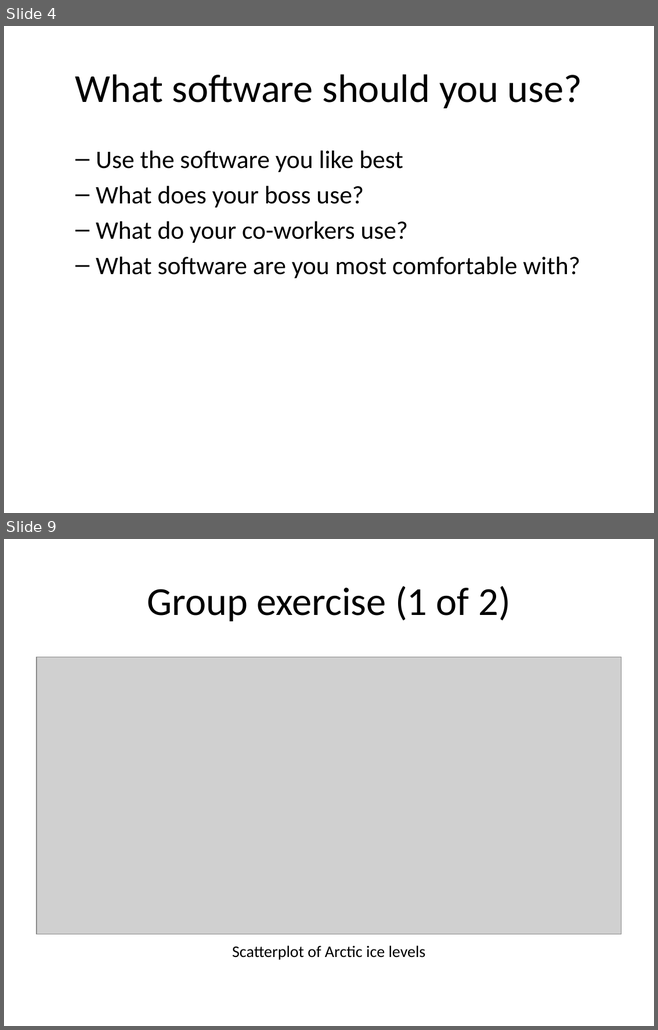
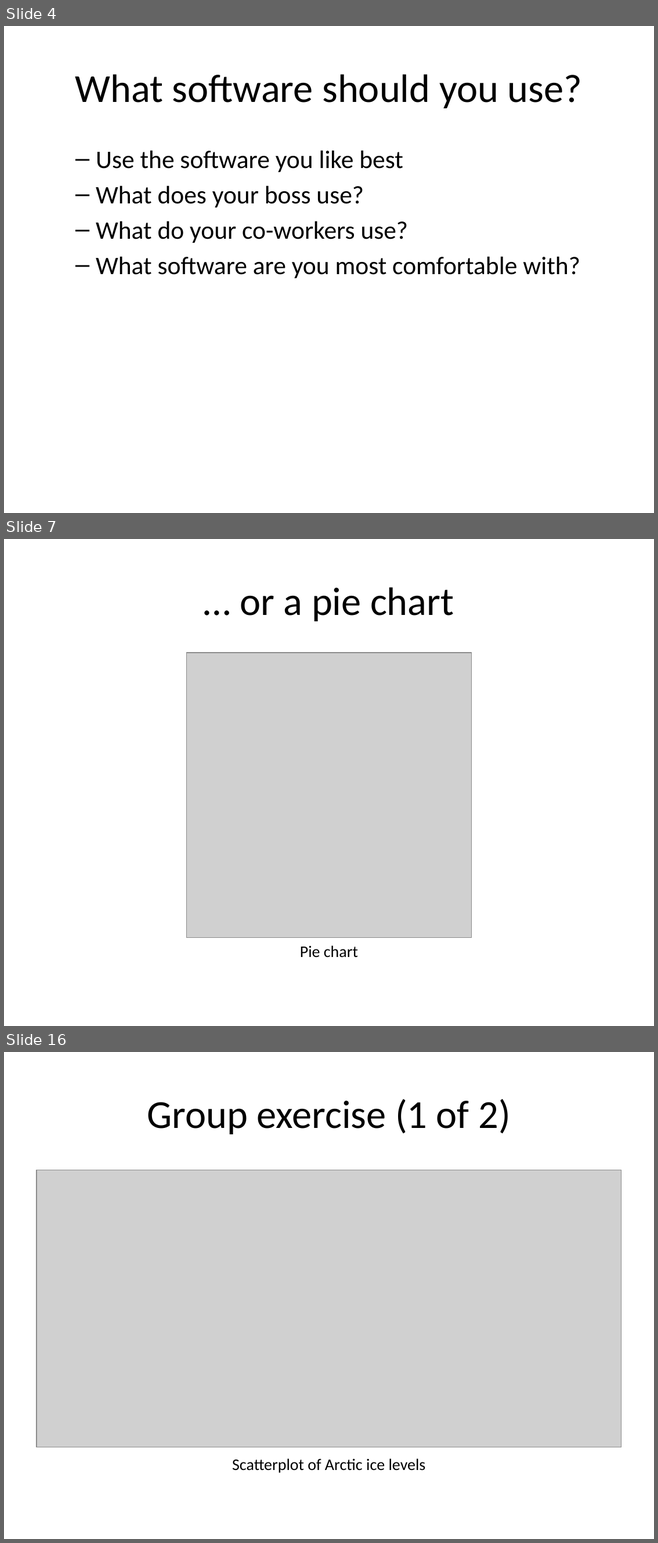
Before and after one commit to pmean/data-visualization, a slide deck: data-viz-01/src/v01-main-scatterplots.pptx. Shown one above the other, each under a label of ours: slides 4 and 9 before the commit, slides 4, 7 and 16 after it; the slides between them are not shown. The pictures are 658x1030 and 658x1543 pixels, drawn with LibreOffice and Linux fonts; fonts in the diff are those of the drawing; grey boxes stand for pictures. Boxes give left, top, right and bottom in pixels: in the first picture for what was removed or moved away, otherwise in the second. Text is boxed around its words. In the diff, an @@ line names an element or a change of style, - is before the commit and + after.

```diff
--- a/data-viz-01/src/v01-main-scatterplots.pptx
+++ b/data-viz-01/src/v01-main-scatterplots.pptx
@@ slide 7 added at (x1=4, y1=539, x2=654, y2=1026), background #FFFFFF @@
@@ title added at (x1=239, y1=587, x2=453, y2=621), 44 pt, text #000000 @@
+… or a pie chart
@@ picture added at (x1=187, y1=653, x2=471, y2=938) @@
@@ text added at (x1=300, y1=946, x2=358, y2=958), 18 pt, text #000000 @@
+Pie chart
@@ what was slide 9 is now slide 16 @@
```
Also in this commit, not shown: 10 other slides added, 4 slides removed, 5 other files.
